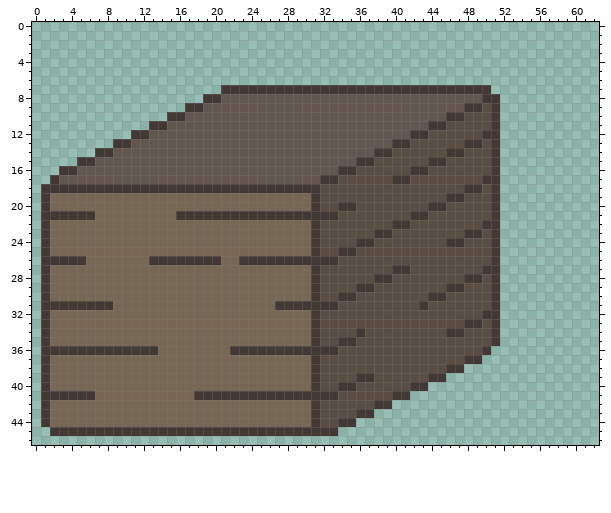
One commit to this pixel-art file: Assets/Aseprite Projects/Level_Boxes.aseprite. The picture above was drawn from the file before the commit.
63x47 pixels, 1 frame.
After:
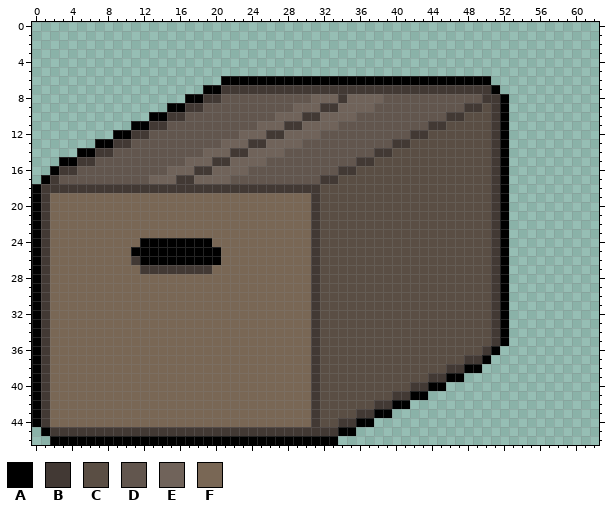
Palette (. is transparent): A #000000  B #423934  C #5a4e44  D #62564e  E #70635a  F #796755
Edits made:
y 6: x 21..50 .............................. -> AAAAAAAAAAAAAAAAAAAAAAAAAAAAAA
y 7: x 19..20 .. -> AA; x 51 . -> A
y 8: x 17..18 .. -> AA; x 31..38 DDDDDDDD -> EEEBEEEE; x 52 . -> A
y 9: x 15..16 .. -> AA; x 29..37 DDDDDDDDD -> EEEBBEEEE; x 52 . -> A
y 10: x 13..14 .. -> AA; x 27..35 DDDDDDDDD -> EEEBBEEEE; x 52 . -> A
y 11: x 11..12 .. -> AA; x 25..33 DDDDDDDDD -> EEEBBEEEE; x 52 . -> A
y 12: x 9..10 .. -> AA; x 23..31 DDDDDDDDD -> EEEBBEEEE; x 50 B -> C; x 52 . -> A
y 13: x 7..8 .. -> AA; x 21..29 DDDDDDDDD -> EEEBBEEEE; x 48..49 BB -> CC; x 52 . -> A
y 14: x 5..6 .. -> AA; x 19..27 DDDDDDDDD -> EEEBBEEEE; x 46..47 BB -> CC; x 52 . -> A
y 15: x 3..4 .. -> AA; x 17..25 DDDDDDDDD -> EEEBBEEEE; x 44..45 BB -> CC; x 52 . -> A
y 16: x 2 . -> A; x 15..23 DDDDDDDDD -> EEEBBEEEE; x 42..43 BB -> CC; x 52 . -> A
y 17: x 1 . -> A; x 13..21 DDDDDDDDD -> EEEBBEEEE; x 40..41 BB -> CC; x 50 B -> C; x 52 . -> A
y 18: x 0 . -> A; x 48..49 BB -> CC; x 52 . -> A
y 19: x 0 . -> A; x 46..47 BB -> CC; x 52 . -> A
y 20: x 0 . -> A; x 34..35 BB -> CC; x 44..45 BB -> CC; x 52 . -> A
y 21: x 0 . -> A; x 2..6 BBBBB -> FFFFF; x 16..30 BBBBBBBBBBBBBBB -> FFFFFFFFFFFFFFF; x 32..33 BB -> CC; x 42..43 BB -> CC; x 52 . -> A
y 22: x 0 . -> A; x 40..41 BB -> CC; x 50 B -> C; x 52 . -> A
y 23: x 0 . -> A; x 38..39 BB -> CC; x 48..49 BB -> CC; x 52 . -> A
y 24: x 0 . -> A; x 12..19 FFFFFFFF -> AAAAAAAA; x 36..37 BB -> CC; x 46..47 BB -> CC; x 52 . -> A
y 25: x 0 . -> A; x 11..20 FFFFFFFFFF -> AAAAAAAAAA; x 34..35 BB -> CC; x 52 . -> A
y 26: x 0 . -> A; x 2..5 BBBB -> FFFF; x 11..20 FFBBBBBBBB -> BAAAAAAAAA; x 23..30 BBBBBBBB -> FFFFFFFF; x 32..33 BB -> CC; x 52 . -> A
y 27: x 0 . -> A; x 12..19 FFFFFFFF -> BBBBBBBB; x 40..41 BB -> CC; x 50 B -> C; x 52 . -> A
y 28: x 0 . -> A; x 38..39 BB -> CC; x 48..49 BB -> CC; x 52 . -> A
y 29: x 0 . -> A; x 36..37 BB -> CC; x 46..47 BB -> CC; x 52 . -> A
y 30: x 0 . -> A; x 34..35 BB -> CC; x 44..45 BB -> CC; x 52 . -> A
y 31: x 0 . -> A; x 2..8 BBBBBBB -> FFFFFFF; x 27..30 BBBB -> FFFF; x 32..33 BB -> CC; x 43 B -> C; x 52 . -> A
y 32: x 0 . -> A; x 50 B -> C; x 52 . -> A
y 33: x 0 . -> A; x 48..49 BB -> CC; x 52 . -> A
y 34: x 0 . -> A; x 36 B -> C; x 46..47 BB -> CC; x 52 . -> A
y 35: x 0 . -> A; x 34..35 BB -> CC; x 52 . -> A
y 36: x 0 . -> A; x 2..13 BBBBBBBBBBBB -> FFFFFFFFFFFF; x 22..30 BBBBBBBBB -> FFFFFFFFF; x 32..33 BB -> CC; x 51 . -> A
y 37: x 0 . -> A; x 50 . -> A
y 38: x 0 . -> A; x 48..49 .. -> AA
y 39: x 0 . -> A; x 36..37 BB -> CC; x 46..47 .. -> AA
y 40: x 0 . -> A; x 34..35 BB -> CC; x 44..45 .. -> AA
y 41: x 0 . -> A; x 2..6 BBBBB -> FFFFF; x 18..30 BBBBBBBBBBBBB -> FFFFFFFFFFFFF; x 32..33 BB -> CC; x 42..43 .. -> AA
y 42: x 0 . -> A; x 40..41 .. -> AA
y 43: x 0 . -> A; x 38..39 .. -> AA
y 44: x 0 . -> A; x 36..37 .. -> AA
y 45: x 1 . -> A; x 34..35 .. -> AA
y 46: x 2..33 ................................ -> AAAAAAAAAAAAAAAAAAAAAAAAAAAAAAAA
Changed places in both pictures, as pixel boxes (x1, y1, x2, y2):
changed: (32, 76, 509, 445)
